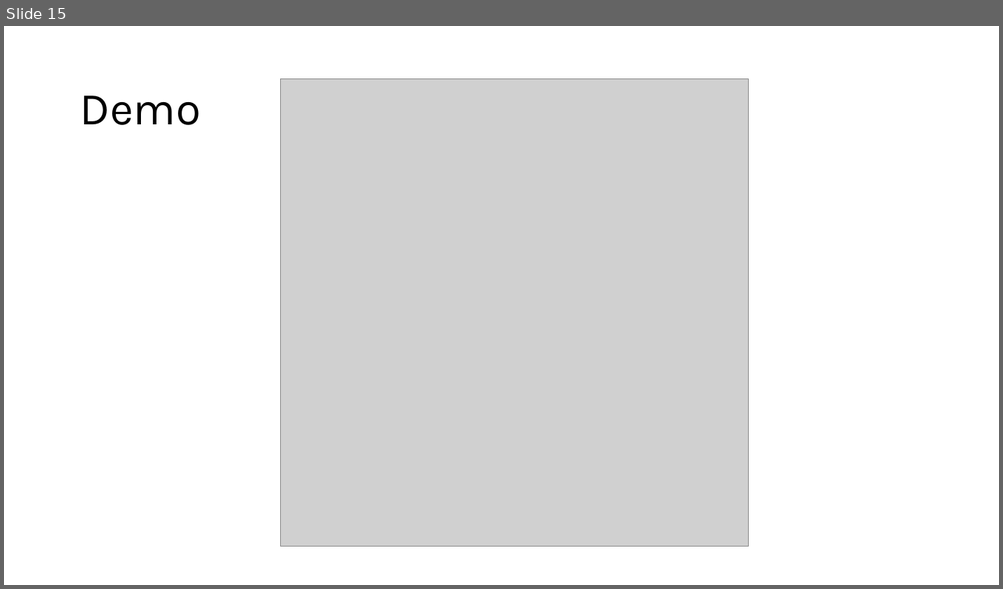
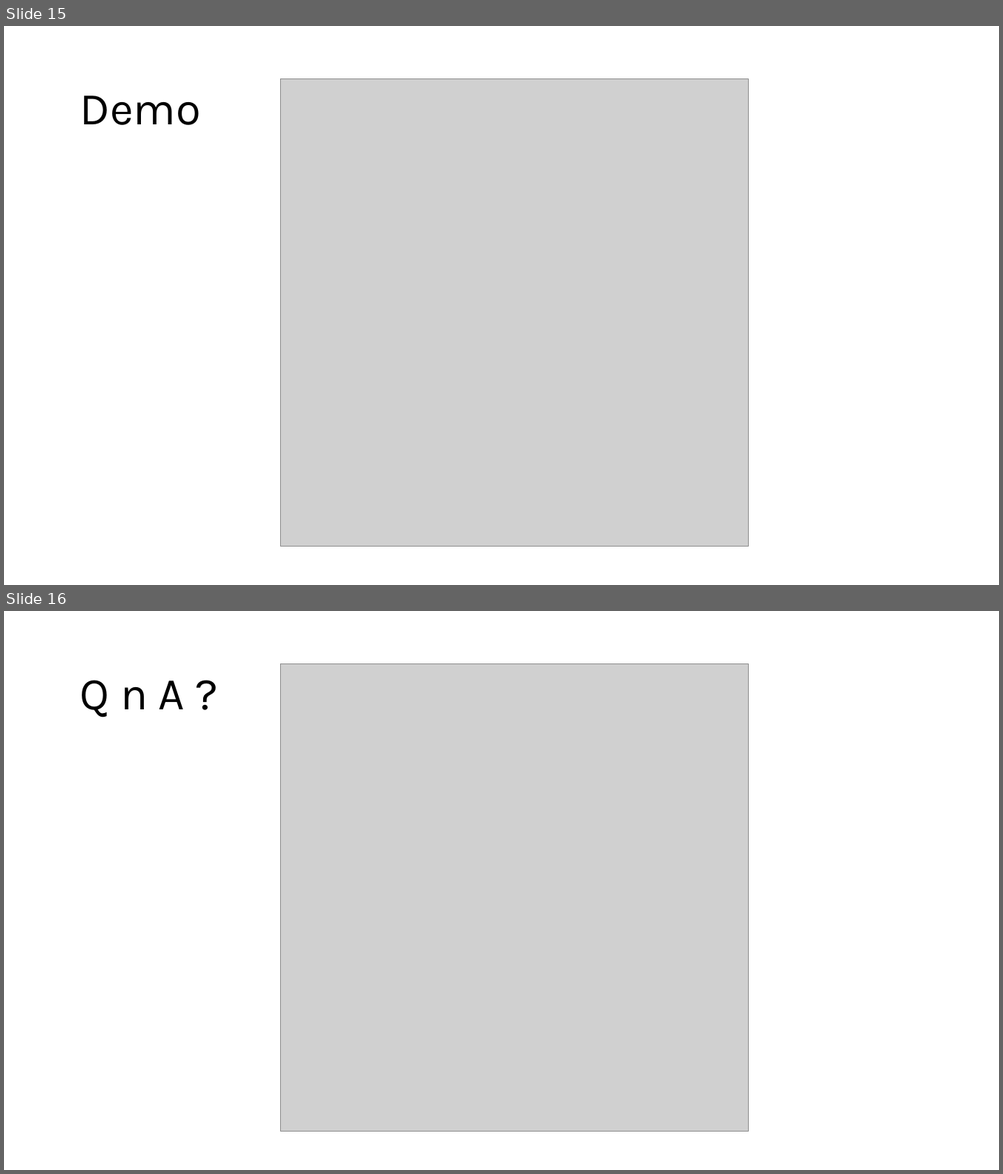
Before and after one commit to smaggo/careconnect, a slide deck: doc/presentation/Care Connect.pptx. Shown one above the other, each under a label of ours: slide 15 before the commit, slides 15 and 16 after it. The pictures are 1003x589 and 1003x1174 pixels, drawn with LibreOffice and Linux fonts; fonts in the diff are those of the drawing; grey boxes stand for pictures. Boxes give left, top, right and bottom in pixels: in the first picture for what was removed or moved away, otherwise in the second. Text is boxed around its words. In the diff, an @@ line names an element or a change of style, - is before the commit and + after.

```diff
--- a/doc/presentation/Care Connect.pptx
+++ b/doc/presentation/Care Connect.pptx
@@ slide 16 added at (4,611,999,1170), background #FFFFFF @@
@@ picture added at (280,664,748,1132) @@
@@ title added at (79,680,185,718), 44 pt, text #000000 @@
+Q n A ?
```
Also in this commit, not shown: 1 slide changed.
